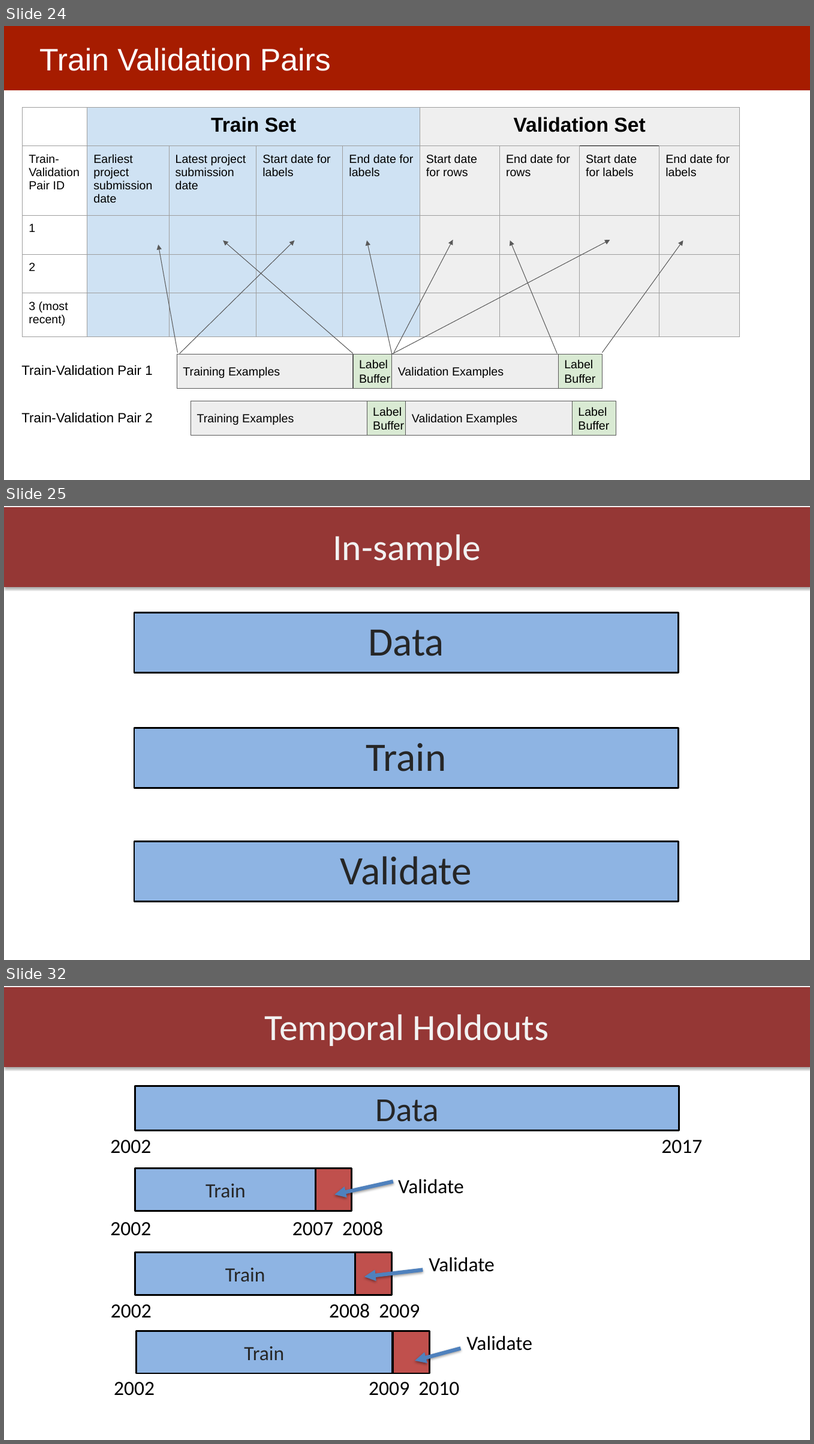
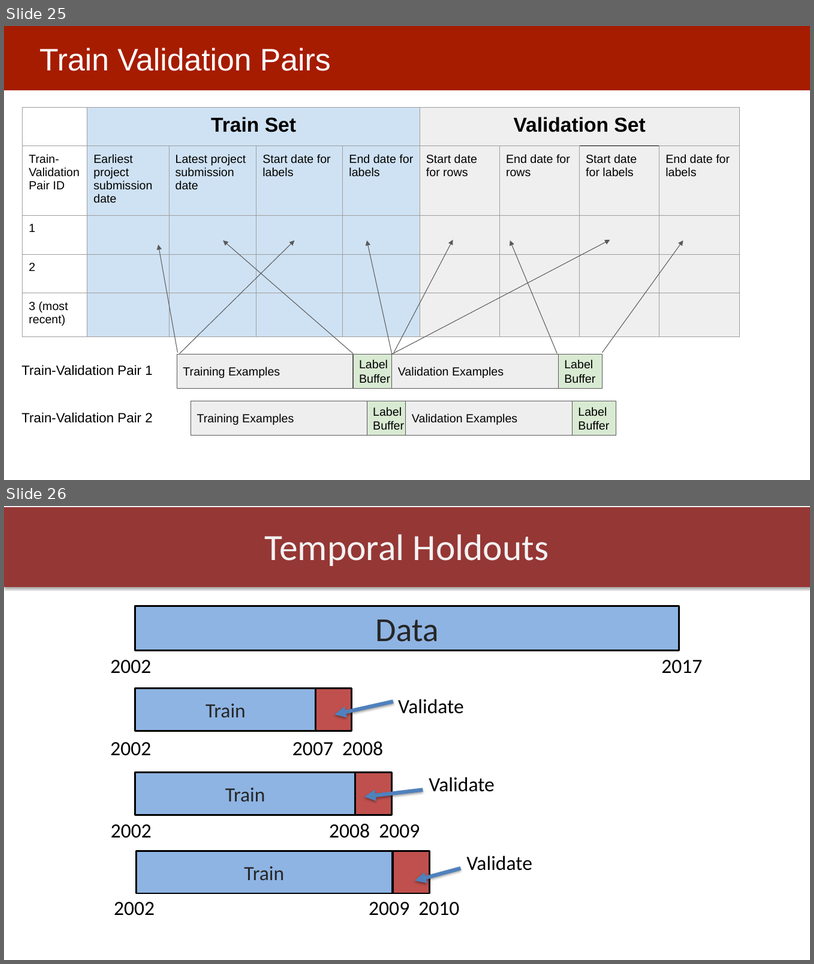
Before and after one commit to dssg/mlforpublicpolicylab, a slide deck: Lectures/11-model-selection-and-validation-part-2.pptx. Shown one above the other, each under a label of ours: slides 24, 25 and 32 before the commit, slides 25 and 26 after it; the slides between them are not shown. The pictures are 814x1444 and 814x964 pixels, drawn with LibreOffice and Linux fonts; fonts in the diff are those of the drawing. Boxes give left, top, right and bottom in pixels: in the first picture for what was removed or moved away, otherwise in the second. Text is boxed around its words. In the diff, an @@ line names an element or a change of style, - is before the commit and + after.

```diff
--- a/Lectures/11-model-selection-and-validation-part-2.pptx
+++ b/Lectures/11-model-selection-and-validation-part-2.pptx
@@ slide 25 removed at (4, 506, 810, 960), background #FFFFFF; not listed: 1 template element that a slide beside it also shows @@
@@ title removed at (333, 534, 481, 566) @@
-In-sample
@@ rectangle removed at (134, 612, 678, 672) @@
-Data
@@ rectangle removed at (134, 728, 678, 788) @@
-Train
@@ rectangle removed at (134, 841, 678, 901) @@
-Validate
@@ what was slide 24 is now slide 25 @@
@@ what was slide 32 is now slide 26 @@
```
Also in this commit, not shown: 9 slides changed, 3 slides added, 9 other slides removed.
